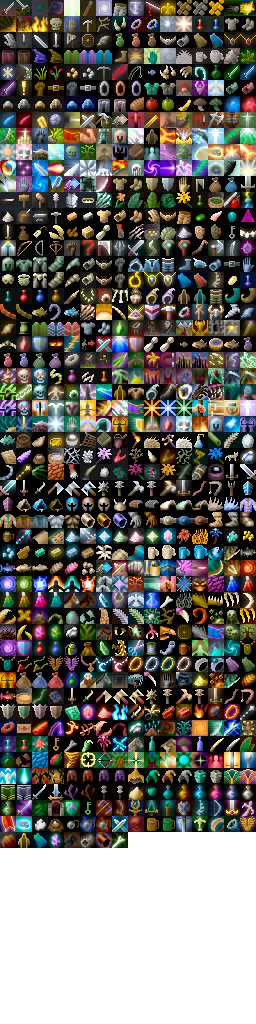
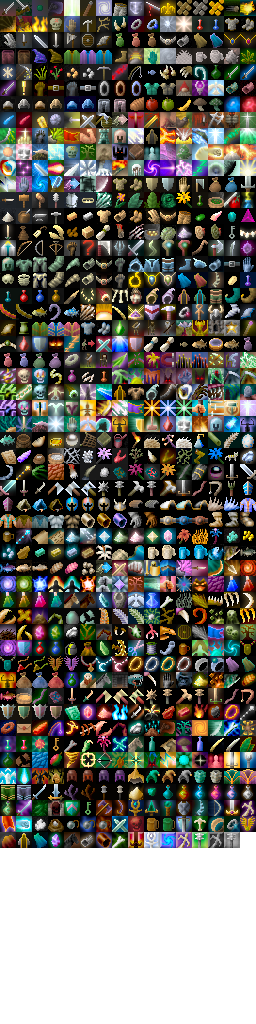
The second 256 × 1024 image is a revision of the first. Changes to its layers:
painted on "Background" over [130, 832, 204, 848]
painted on "shade" over [128, 832, 240, 848]
